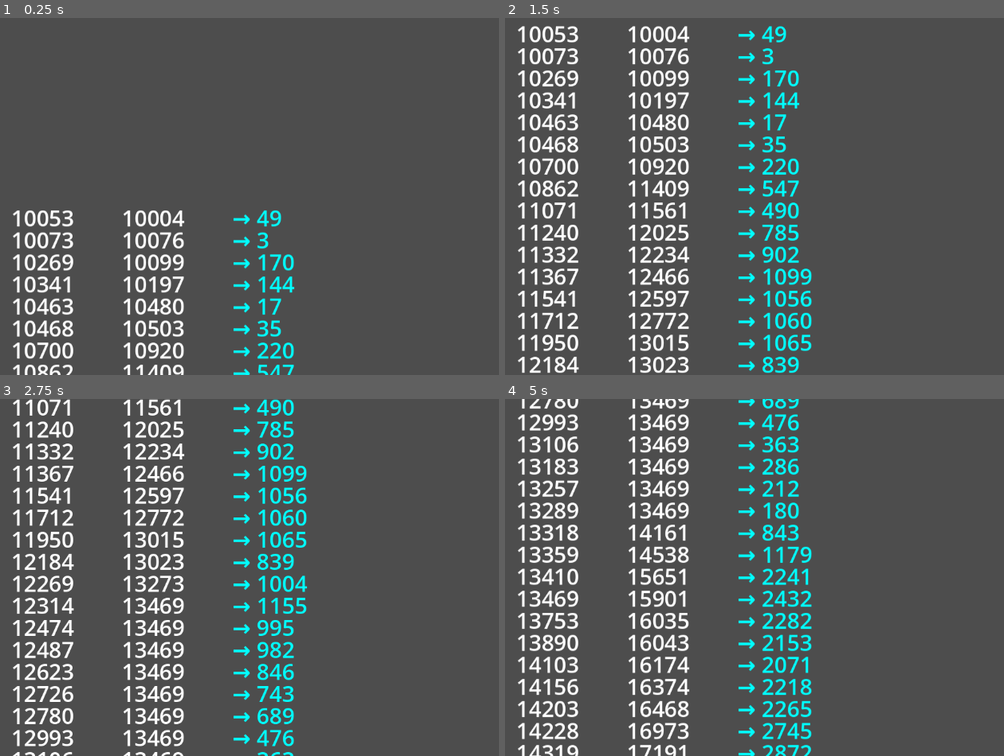
Above: before the commit, frames 1-4 (two rows, left to right).
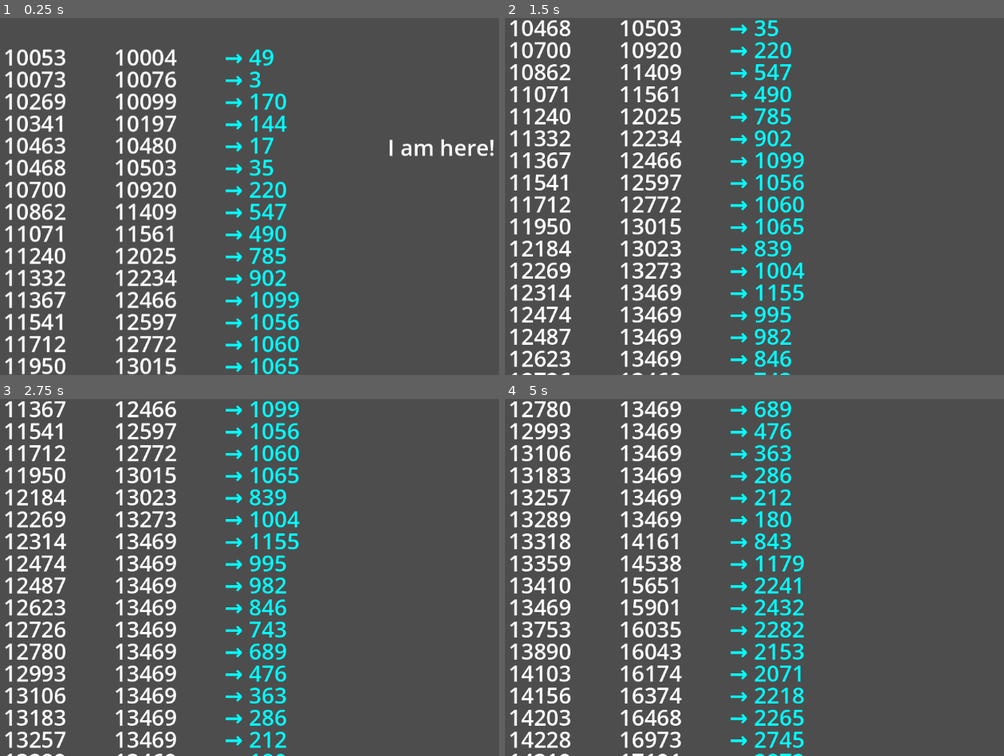
Above: after the commit, the same moments.

Repository: exmaxx/advent-of-code-2024-godot
Game: Godot game, scene res://01/01a-visual.tscn
The game is run twice, just before and just after one commit, with the same random seed, the same clock (stepped at 60 frames per second) and the same inputs.
Inputs:
- Up to frame 1 (0.25 s): no input
- Up to frame 2 (1.5 s): no input
- Up to frame 3 (2.75 s): no input
- Up to frame 4 (5 s): no input

The runs differ from the first frame. In frame 1, 15% of the frame differs, in the area x 0-100%, y 8-100%; in frame 2, 19%; in frame 3, 19%; in frame 4, 20%, in the area x 0-62%, y 0-100%.

Commit message:
feat(day 1): part a, use tweens

Diff:
--- a/01/01a-visual.tscn
+++ b/01/01a-visual.tscn
@@ -6,10 +6,18 @@
 script = ExtResource("1_exxeh")
 
 [node name="Camera2D" type="Camera2D" parent="."]
-position = Vector2(-62, -426)
+position = Vector2(-48, -113)
 anchor_mode = 0
 
 [node name="Timer" type="Timer" parent="."]
 wait_time = 0.5
 
+[node name="Label" type="Label" parent="."]
+offset_left = 695.0
+offset_top = 121.0
+offset_right = 786.0
+offset_bottom = 155.0
+theme_override_font_sizes/font_size = 40
+text = "I am here!"
+
 [connection signal="timeout" from="Timer" to="." method="_on_timer_timeout"]
--- a/01/01a.gd
+++ b/01/01a.gd
@@ -1,6 +1,6 @@
 class_name AOC
 
-func calculate() -> Array:
+func calculate() -> Dictionary:
 	#var content = load_from_file('res://01/01-example.txt')
 	var content = load_from_file('res://01/01-input.txt')
 
@@ -8,7 +8,10 @@
 	var arrays = parse_lines(lines)
 	var sum = calc_sum(arrays['first'], arrays['second'])
 
-	return [sum, arrays]
+	return {
+		'sum': sum,
+		'arrays': arrays
+	}
 
 
 func load_from_file(path: String) -> String:
--- a/01/01a_visual.gd
+++ b/01/01a_visual.gd
@@ -1,47 +1,50 @@
 extends Node2D
 
 var DEFAULT_FONT = ThemeDB.fallback_font
-var DEFAULT_FONT_SIZE = ThemeDB.fallback_font_size
-var WAIT_TIME = 0.1
+#var DEFAULT_FONT_SIZE = ThemeDB.fallback_font_size
+var WAIT_TIME = 0.2
 var SCROLL_TIME = 0.05
-var SCROLL_Y = 35.8 / SCROLL_TIME
+var BASE_SIZE = 40
 
 var arrays: Dictionary
 var is_scrolling = false
+var target_y: int
 
 func _ready():
 	var aoc = AOC.new()
 	var result = aoc.calculate()
 
-	arrays = result[1]
+	arrays = result['arrays']
 
-	start_wait_timer()
+	var tween = get_tree().create_tween()
+	tween.set_loops().tween_callback(move_camera).set_delay(WAIT_TIME)
+
+
+func move_camera():
+	var y_lower = $Camera2D.position.y + BASE_SIZE
+	var tween = get_tree().create_tween()
+	tween.tween_property($Camera2D, "position:y", y_lower, SCROLL_TIME)
 
 
 func _process(delta):
-	if is_scrolling:
-		$Camera2D.position.y += SCROLL_Y * delta
+	pass
 
 
 func _draw():
+	print('draw')
 	for i in range(0, arrays.first.size()):
-		var y = 40 * i
+		var y = BASE_SIZE * i
 
-		draw_string(DEFAULT_FONT, Vector2(0, y), str(arrays.first[i]), HORIZONTAL_ALIGNMENT_LEFT, -1, 40)
-		draw_string(DEFAULT_FONT, Vector2(200, y), str(arrays.second[i]), HORIZONTAL_ALIGNMENT_LEFT, -1, 40)
+		draw_col_num(arrays.first[i], Vector2(0, y))
+		draw_col_num(arrays.second[i], Vector2(200, y))
 
 		var diff = abs(arrays.first[i] - arrays.second[i])
-		draw_string(DEFAULT_FONT, Vector2(400, y), '→ ' + str(diff), HORIZONTAL_ALIGNMENT_LEFT, -1, 40, Color.AQUA)
+		draw_col_str( '→ ' + str(diff), Vector2(400, y), Color.AQUA)
 
 
-func start_wait_timer():
-	is_scrolling = false
-	var timeout = get_tree().create_timer(WAIT_TIME).timeout
-	timeout.connect(start_scroll_timer)
+func draw_col_str(str, vector, color = Color.WHITE):
+	draw_string(DEFAULT_FONT, vector, str, HORIZONTAL_ALIGNMENT_LEFT, -1, BASE_SIZE, color)
 
 
-func start_scroll_timer():
-	is_scrolling = true
-
-	var timeout = get_tree().create_timer(SCROLL_TIME).timeout
-	timeout.connect(start_wait_timer)
+func draw_col_num(number, vector, color = Color.WHITE):
+	draw_col_str(str(number), vector, color)
